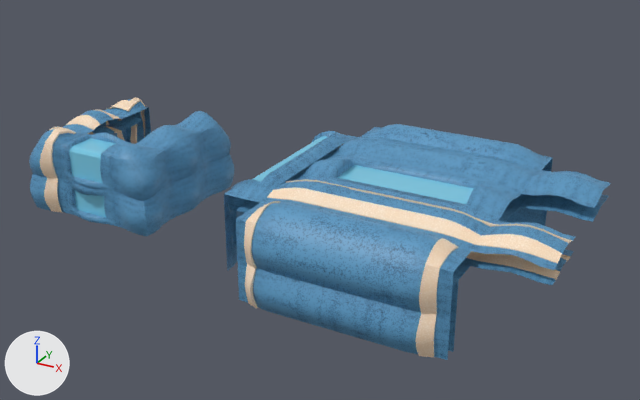
A saved change to the FBX model Assets/Art/3D/Level/Walls/ModularWalls.fbx.
The view is the same before and after, from a 50 mm lens placed at (7.31, -10.75, 6.06), pointed at (1.42, -0.04, 0.71). Every picture has the same lights, and +X, +Y and +Z are marked at lower left. Where no turn or scale is listed for an object, it has been applied to the vertices.

Objects in the first picture: 'Ceiling', 'CeilingConnectorWindow', 'CeilingSupports', 'LeftCeilingConnectorSupports', 'LeftCeilingCorner', 'LeftCeilingSupports', 'LeftCeilingWindow', 'LeftWallSupports', 'MiddleCeilingConnectorSupports', 'MiddleCeilingSupports', 'MiddleWallSupports', 'RightCeilingConnectorSupports'.
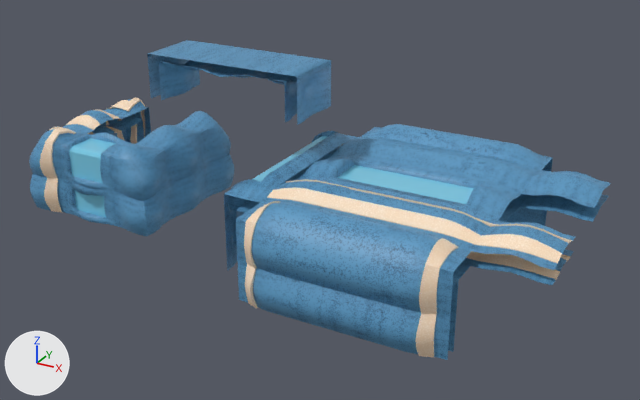
Location of each change, [x1, y1, x2, y2] in pixels of the pictures (640 x 400 px):
'FloorConnector.001', added (blue)
    after: [249, 54, 331, 125]
'FloorConnector', added (blue)
    after: [147, 40, 227, 100]
'Floor', added (blue)
    after: [191, 46, 283, 78]

The change in detail:
Mesh me_cube_007 is new.
It has 98 vertices, 72 faces and spans x 0.0..1.0, y -0.5..0.5, z -0.314..0.0.
It uses material mat_wallmat (picture img_walltex_png).
Mesh me_cube_002 is new.
It has 187 vertices, 148 faces and spans x -0.1..0.7, y -0.5..0.5, z 0.0..0.7.
It uses material mat_wallmat (picture img_walltex_png).
Mesh me_cube_009 is new.
It has 187 vertices, 148 faces and spans x -0.7..0.1, y -0.5..0.5, z 0.0..0.7.
It uses material mat_wallmat (picture img_walltex_png).
Object 'Floor' (ob_floor) is new; it shows me_cube_007.
Its location is (-0.49, 0.0, 2.71).
Object 'FloorConnector' (ob_floorconnector) is new; it shows me_cube_002.
Its location is (-1.19, 0.0, 2.01).
Object 'FloorConnector.001' (ob_floorconnector_001) is new; it shows me_cube_009.
Its location is (1.21, 0.0, 2.01).
